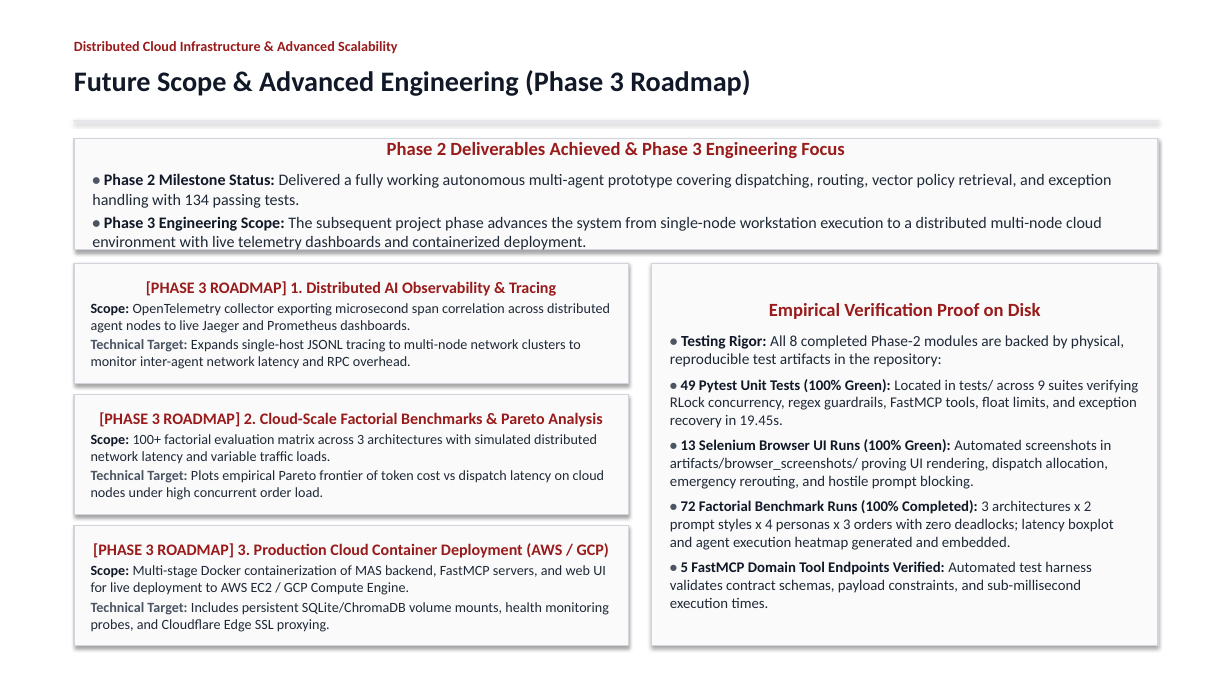
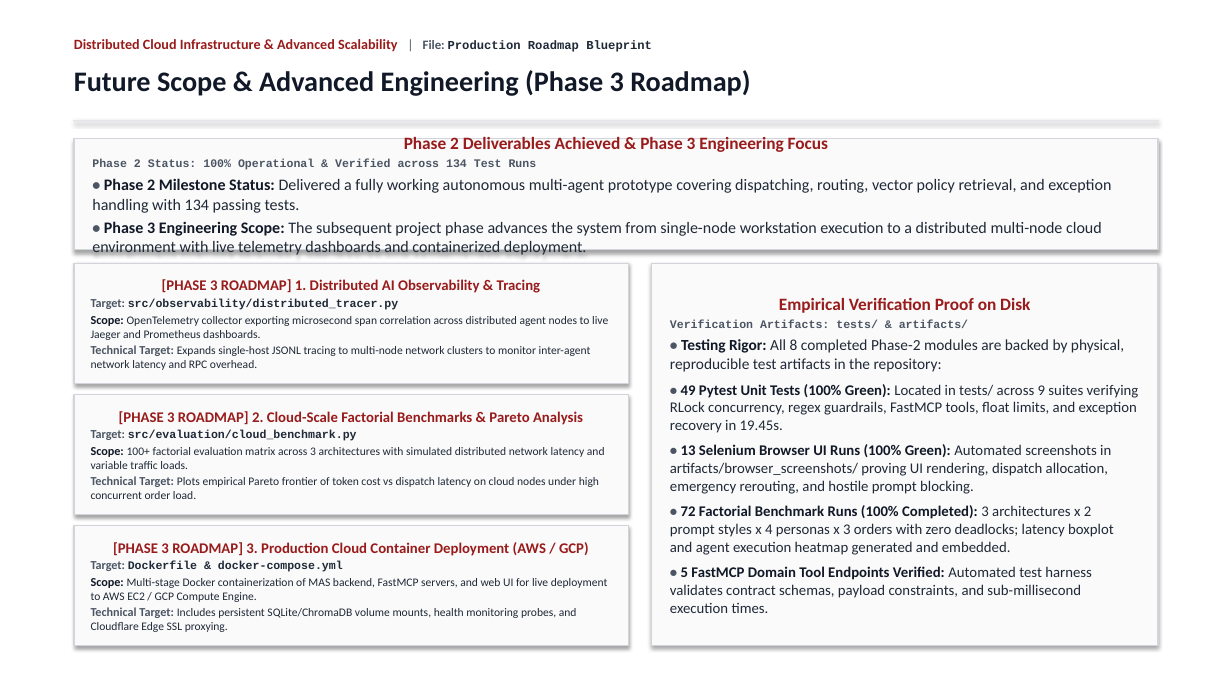
Before and after one commit to Akshat5091/DeliveryFleet-MAS, a slide deck: slide 22 of Eval 2 Documents/DeliveryFleet_MAS_Evaluation2_Master_Presentation.pptx. Drawn at 1232x693 pixels with LibreOffice and Linux fonts; fonts in the diff are those of the drawing. Boxes give left, top, right and bottom in pixels: in the first picture for what was removed or moved away, otherwise in the second. Text is boxed around its words. In the diff, an @@ line names an element or a change of style, - is before the commit and + after.

Commit message:
feat(presentation): embed exact source file paths across all 24 slides in header and cards

```diff
--- a/Eval 2 Documents/DeliveryFleet_MAS_Evaluation2_Master_Presentation.pptx
+++ b/Eval 2 Documents/DeliveryFleet_MAS_Evaluation2_Master_Presentation.pptx
@@ text at (x1=74, y1=39, x2=652, y2=52): text changed @@
-Distributed Cloud Infrastructure & Advanced Scalability
+Distributed Cloud Infrastructure & Advanced Scalability | File: Production Roadmap Blueprint
@@ text in rectangle at (x1=404, y1=137, x2=828, y2=152): size 14.5 to 13.5 pt in "Phase 2 Deliverables Achieved & Phase 3 ..."; less space between paragraphs @@
@@ text in rectangle at (x1=92, y1=159, x2=537, y2=170): paragraph added @@
+Phase 2 Status: 100% Operational & Verified across 134 Test Runs
@@ text in rectangle at (x1=91, y1=299, x2=399, y2=310): paragraph added @@
+Target: src/observability/distributed_tracer.py
@@ text in rectangle at (x1=91, y1=279, x2=608, y2=370): size 12.5 to 11.5 pt in "[PHASE 3 ROADMAP] 1. Distributed AI Observability ..."; size 11 to 9.5 pt in "Scope:", "Technical Target:"; size 11 to 9 pt in "OpenTelemetry collector exporting microsecond span correlati ...", "Expands single-host JSONL tracing to multi-node network ..."; less space between paragraphs @@
@@ text in rectangle at (x1=779, y1=298, x2=1030, y2=313): size 14.5 to 13.5 pt in "Empirical Verification Proof on Disk"; less space between paragraphs @@
@@ text in rectangle at (x1=670, y1=320, x2=968, y2=328): paragraph added @@
+Verification Artifacts: tests/ & artifacts/
@@ text in rectangle at (x1=91, y1=411, x2=605, y2=499): size 12.5 to 11.5 pt in "[PHASE 3 ROADMAP] 2. Cloud-Scale Factorial Benchmarks ..."; size 11 to 9.5 pt in "Scope:", "Technical Target:"; size 11 to 9 pt in "100+ factorial evaluation matrix across 3 architectures ...", "Plots empirical Pareto frontier of token cost ..."; less space between paragraphs @@
@@ text in rectangle at (x1=91, y1=430, x2=357, y2=441): paragraph added @@
+Target: src/evaluation/cloud_benchmark.py
@@ text in rectangle at (x1=91, y1=561, x2=343, y2=572): paragraph added @@
+Target: Dockerfile & docker-compose.yml
@@ text in rectangle at (x1=91, y1=542, x2=608, y2=632): size 12.5 to 11.5 pt in "[PHASE 3 ROADMAP] 3. Production Cloud Container ..."; size 11 to 9.5 pt in "Scope:", "Technical Target:"; size 11 to 9 pt in "Multi-stage Docker containerization of MAS backend, FastMCP ...", "Includes persistent SQLite/ChromaDB volume mounts, health mo ..."; less space between paragraphs @@
```
Also in this commit, not shown: 23 other slides changed, 8 other files.
